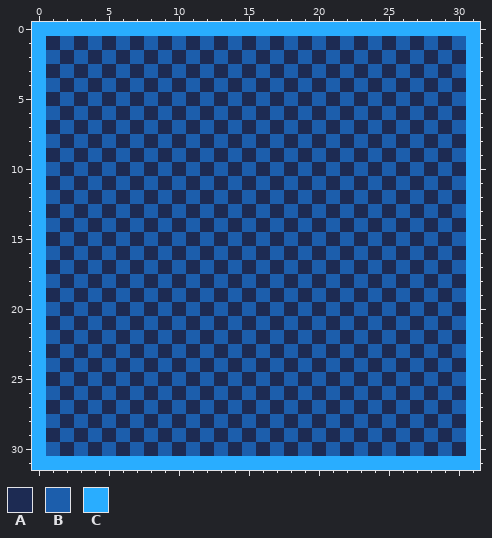
Pixel-art file: checkered_placeholder.aseprite. That is the earlier state.
32x32 pixels, 1 frame.
Palette (. is transparent): A #1d2b53  B #1c5eac  C #29adff
Pixels before, first column x 0:
 0 CCCCCCCCCCCCCCCCCCCCCCCCCCCCCCCC
 1 CABABABABABABABABABABABABABABABC
 2 CBABABABABABABABABABABABABABABAC
 3 CABABABABABABABABABABABABABABABC
 4 CBABABABABABABABABABABABABABABAC
 5 CABABABABABABABABABABABABABABABC
 6 CBABABABABABABABABABABABABABABAC
 7 CABABABABABABABABABABABABABABABC
 8 CBABABABABABABABABABABABABABABAC
 9 CABABABABABABABABABABABABABABABC
10 CBABABABABABABABABABABABABABABAC
11 CABABABABABABABABABABABABABABABC
12 CBABABABABABABABABABABABABABABAC
13 CABABABABABABABABABABABABABABABC
14 CBABABABABABABABABABABABABABABAC
15 CABABABABABABABABABABABABABABABC
16 CBABABABABABABABABABABABABABABAC
17 CABABABABABABABABABABABABABABABC
18 CBABABABABABABABABABABABABABABAC
19 CABABABABABABABABABABABABABABABC
20 CBABABABABABABABABABABABABABABAC
21 CABABABABABABABABABABABABABABABC
22 CBABABABABABABABABABABABABABABAC
23 CABABABABABABABABABABABABABABABC
24 CBABABABABABABABABABABABABABABAC
25 CABABABABABABABABABABABABABABABC
26 CBABABABABABABABABABABABABABABAC
27 CABABABABABABABABABABABABABABABC
28 CBABABABABABABABABABABABABABABAC
29 CABABABABABABABABABABABABABABABC
30 CBABABABABABABABABABABABABABABAC
31 CCCCCCCCCCCCCCCCCCCCCCCCCCCCCCCC
Now the later version:
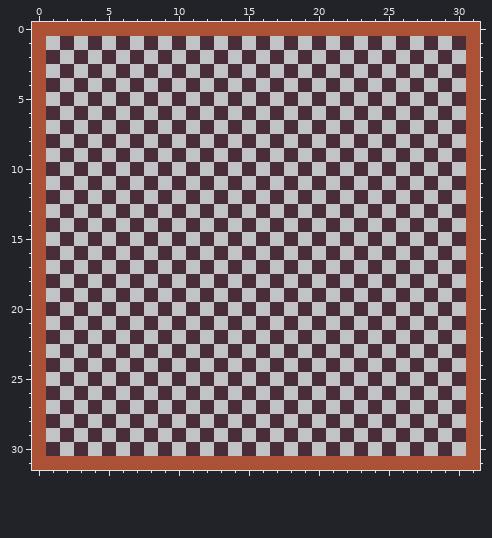
Difference:
layer "Layer 2" added
colour A: #1d2b53 -> #c2c3c7
colour B: #1c5eac -> #492d38
colour C: #29adff -> #ab5236
